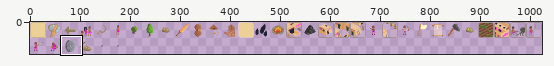
One commit to this sprite sheet: Assets/Sprites/Buttons/Unit Buttons.png. The first picture is a wide view before the edit; the outline marks the close-up.
Close-up. As it was:
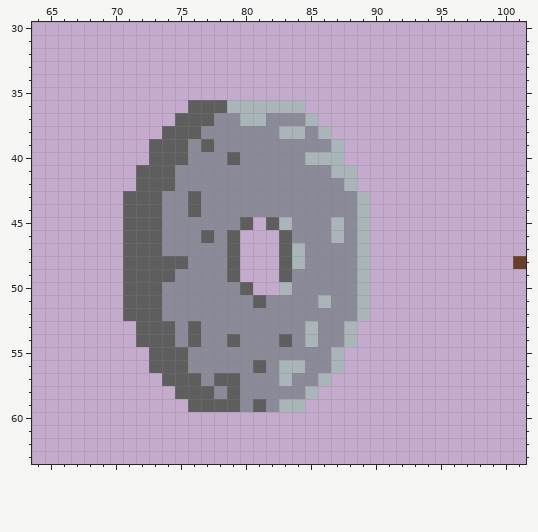
The file is 1024x64 pixels. Shown: x 64..101, y 30..63.
Once edited:
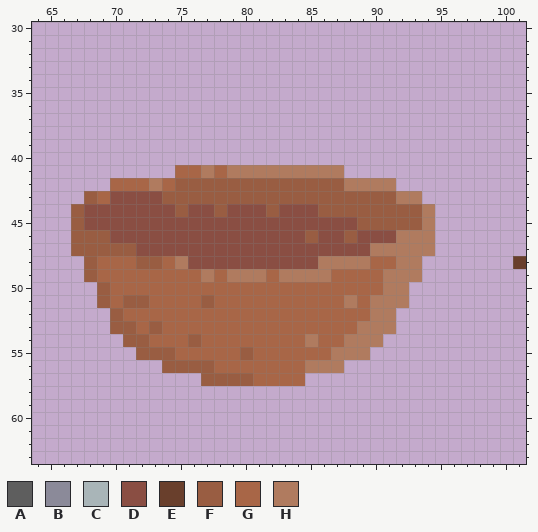
Palette (. is transparent): A #5e5e5e  B #8b8a99  C #a9b5b8  D #8a4e43  E #693f2c  F #995d42  G #a86647  H #b07b5f
What changed:
y 36: x 76..84 AAACCCCCC -> .........
y 37: x 75..85 AAABBCCBBBC -> ...........
y 38: x 74..86 AAABBBBBBCCBC -> .............
y 39: x 73..87 AAABABBBBBBBBBC -> ...............
y 40: x 73..87 AAABBBABBBBBCCC -> ...............
y 41: x 72..88 AAABBBBBBBBBBBBCC -> ...GGHGHHHHHHHHH.
y 42: x 70..91 ..AAABBBBBBBBBBBBBC... -> GGGHGFFFFFFFFFFFFFHHHH
y 43: x 68..93 ...AAABBABBBBBBBBBBBBC.... -> FGDDDDFFFFFFFFFFFFFFFFFFHH
y 44: x 67..94 ....AAABBABBBBBBBBBBBBC..... -> FDDDDDDDFDDFDDDFDDDFFFFFFFFH
y 45: x 67..94 ....AAABBBBBBA.ACBBBCBC..... -> FDDDDDDDDDDDDDDDDDDDDDFFFFFH
y 46: x 67..94 ....AAABBBABA...ABBBCBC..... -> FFFDDDDDDDDDDDDDDDFDDFDDDHHH
y 47: x 67..94 ....AAABBBBBA...ACBBBBC..... -> FFFFFDDDDDDDDDDDDDDDDDDHHHHH
y 48: x 68..93 ...AAAAABBBA...ACBBBBC.... -> FGGGFFGHDDDDDDDDDDHHHHGGHH
y 49: x 68..93 ...AAAABBBBA...ABBBBBC.... -> FGGGGGGGGHGHHHGHHHHGGGGHHH
y 50: x 69..92 ..AAABBBBBBA..CBBBBBC... -> FGGGGGGGGGGGGGGGGGGGGGHH
y 51: x 69..92 ..AAABBBBBBBABBBBCBBC... -> FGFFGGGGFGGGGGGGGGGHGHHH
y 52: x 70..91 .AAABBBBBBBBBBBBBBBC.. -> FGGGGGGGGGGGGGGGGGGGHH
y 53: x 70..91 ..AAABABBBBBBBBCBBC... -> FFGFGGGGGGGGGGGGGGGHHH
y 54: x 71..90 .AAABABBABBBABCBBC.. -> FFGGGFGGGGGGGGHGGHHH
y 55: x 72..89 .AAABBBBBBBBBBBC.. -> FFFGGGGGFGGGGGGHHH
y 56: x 73..87 AAABBBBBABCCBBC -> .FFFFGGGGGGGHHH
y 57: x 74..86 AAABAABBBCBBC -> ...FFFFGGGG..
y 58: x 75..85 AAABABBBBBC -> ...........
y 59: x 76..84 AAAABABCC -> .........
